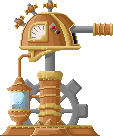
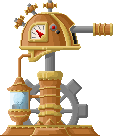
The second 113px x 136px image is a revision of the first. Changes to its layers:
painted on "Ebene 11" over [10, 92, 29, 111]
painted on "Ebene 48" over [42, 78, 47, 116]
painted on "Ebene 14 Kopie" over [7, 70, 70, 136]
painted on "Ebene 13 Kopie" over [11, 70, 95, 136]
painted on "Ebene 18" over [12, 71, 93, 128]
painted on "Gold" (1st of 6, in "Turret" › "Base") over [8, 71, 92, 136]
painted on "Ebene 16" over [2, 77, 66, 135]
painted on "Ebene 15" over [0, 78, 100, 136]
painted on "Ebene 17" over [5, 77, 95, 136]
painted on "Kupfer" (1st of 3, in "Turret" › "Base") over [0, 78, 100, 136]
painted on "Ebene 47" over [33, 12, 48, 56]
painted on "Ebene 45" over [19, 11, 81, 63]
painted on "Ebene 46" over [20, 13, 80, 62]
painted on "Ebene 39" over [19, 12, 81, 62]
painted on "Ebene 42" over [20, 13, 80, 77]
painted on "Ebene 43" over [18, 14, 57, 77]
painted on "Ebene 44" over [28, 13, 73, 57]
painted on "Kupfer" (2nd of 3, in "Turret" › "Kopf") over [18, 14, 79, 77]
painted on "Ebene 34" over [31, 25, 45, 39]
painted on "weiß" over [31, 25, 45, 39]
painted on "Ebene 54" over [93, 23, 113, 36]
painted on "Gold" (3rd of 6, in "Turret" › "Kanone") over [93, 23, 113, 36]
painted on "Ebene 53" over [94, 24, 113, 35]
painted on "Farbton/Sättigung 1" over [18, 80, 76, 134]
…and 19 more changes (3 added, 16 painted)
